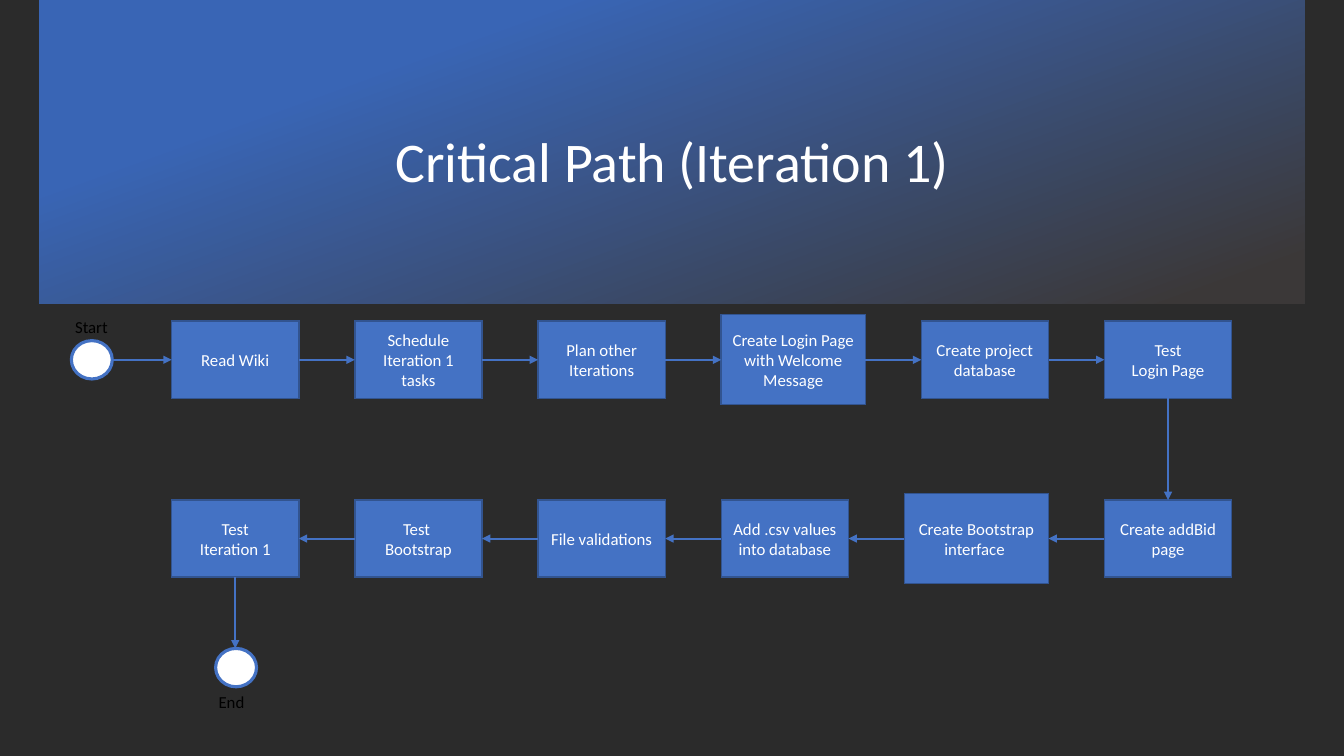
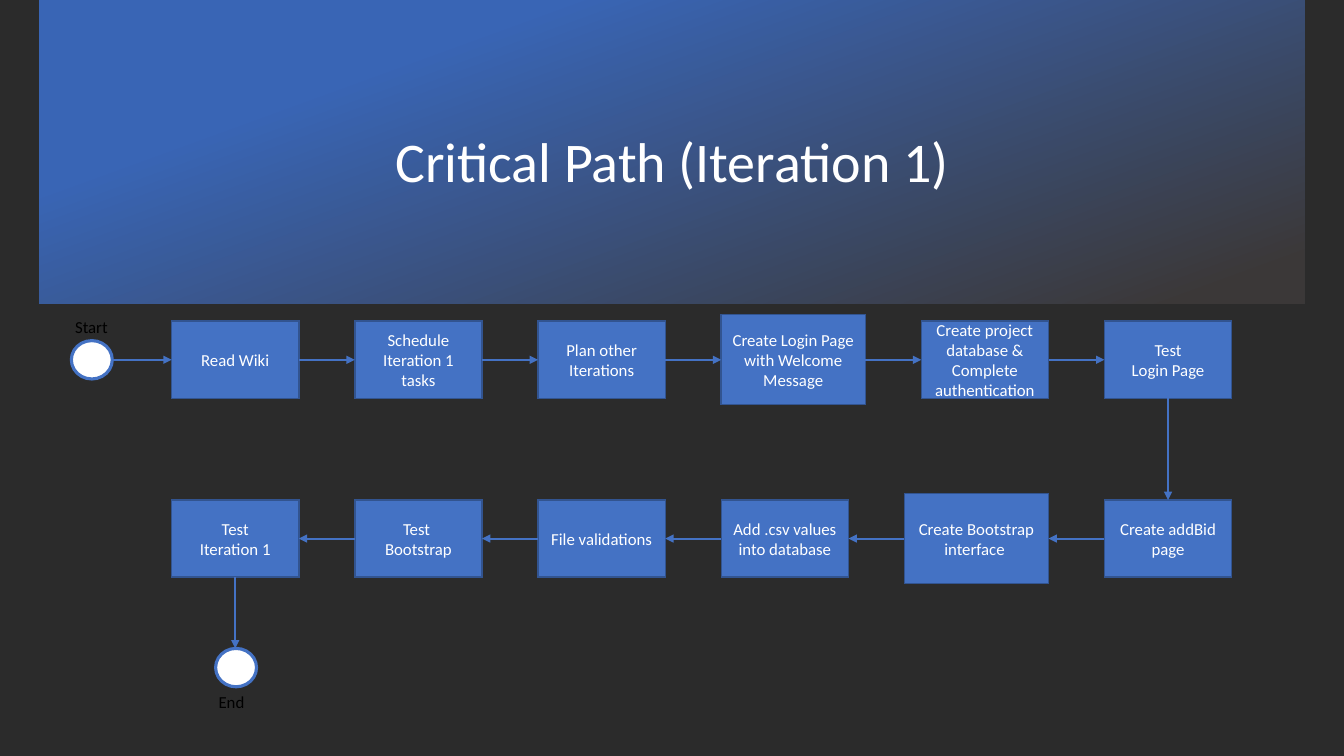
Before and after one commit to xbloh/Online-Course-Bidding-System-, a slide deck: slide 8 of presentations/PM Review - Week 7.pptx. Drawn at 1344x756 pixels with LibreOffice and Linux fonts; fonts in the diff are those of the drawing; background and template pictures are left out; a plain dark background stands for a picture behind light text. Boxes give left, top, right and bottom in pixels: in the first picture for what was removed or moved away, otherwise in the second. Text is boxed around its words. In the diff, an @@ line names an element or a change of style, - is before the commit and + after.

```diff
--- a/presentations/PM Review - Week 7.pptx
+++ b/presentations/PM Review - Week 7.pptx
@@ text in rectangle at bbox=[935, 324, 1034, 401]: text changed @@
-Create project database
+Create project database & Complete authentication
```
